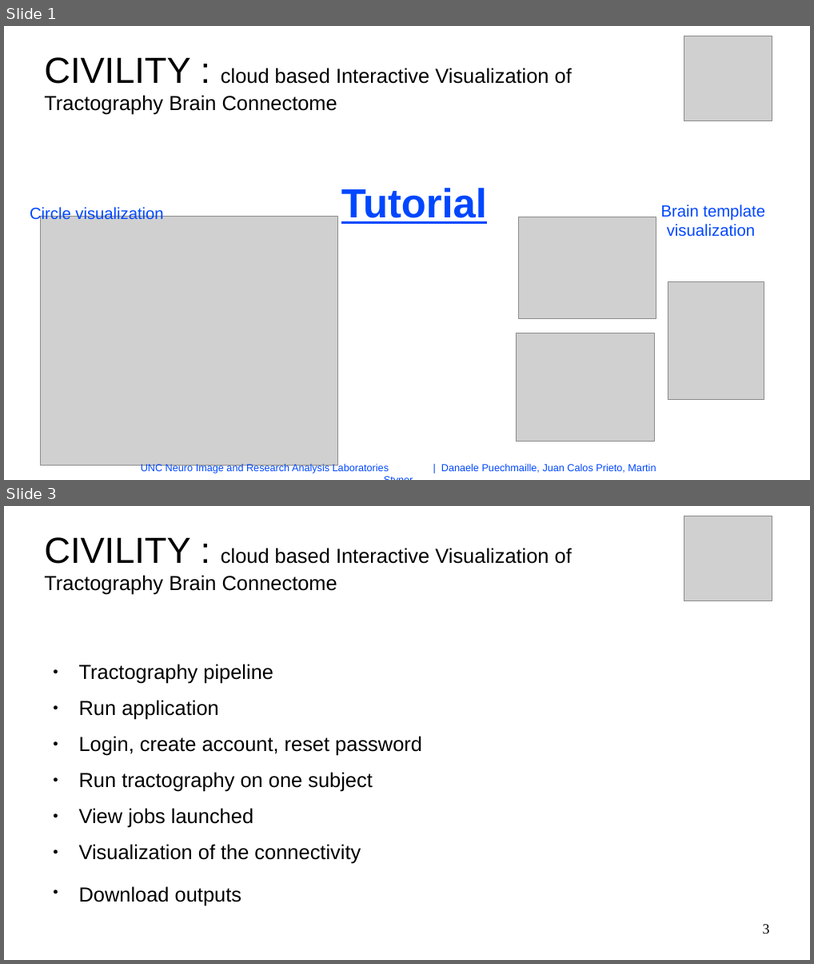
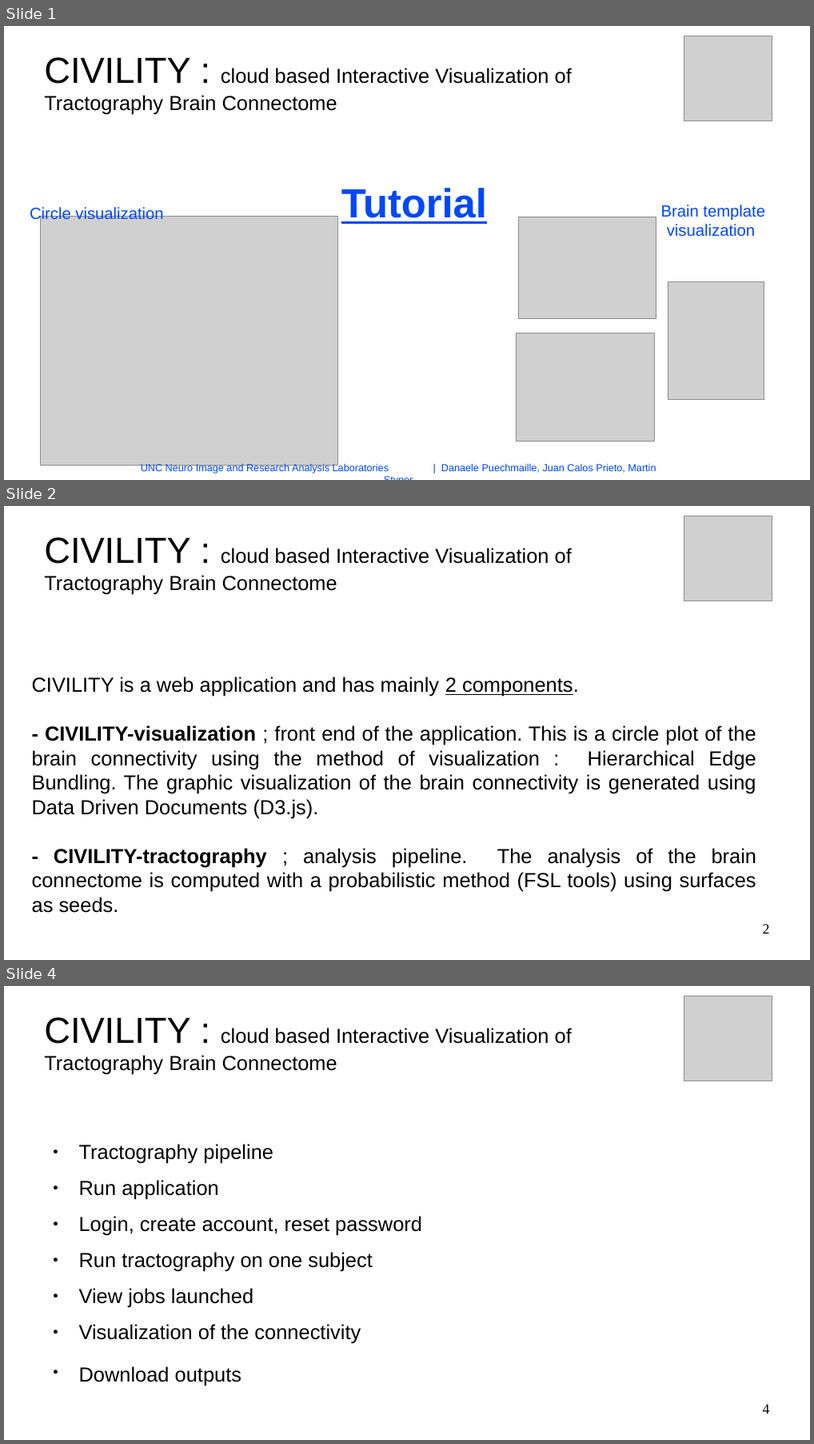
Before and after one commit to NIRALUser/CIVILITY, a slide deck: doc/tutorialCIVILITY.odp. Shown one above the other, each under a label of ours: slides 1 and 3 before the commit, slides 1, 2 and 4 after it; the slides between them are not shown. The pictures are 814x964 and 814x1444 pixels, drawn with LibreOffice and Linux fonts; fonts in the diff are those of the drawing; grey boxes stand for pictures; background and template pictures are left out. Boxes give left, top, right and bottom in pixels: in the first picture for what was removed or moved away, otherwise in the second. Text is boxed around its words. In the diff, an @@ line names an element or a change of style, - is before the commit and + after.

```diff
--- a/doc/tutorialCIVILITY.odp
+++ b/doc/tutorialCIVILITY.odp
@@ slide 2 added at [4,506,810,960], background #FFFFFF @@
@@ picture added at [685,516,772,601] @@
@@ title added at [44,537,572,595], 20 pt, text #000000 @@
+CIVILITY : cloud based Interactive Visualization of Tractography Brain Connectome
@@ text added at [32,676,757,912], 20 pt, text #000000 @@
+CIVILITY is a web application and has mainly 2 components.
+- CIVILITY-visualization ; front end of the application. This is a circle plot of the brain connectivity using the method of visualization : Hierarchical Edge Bundling. The graphic visualization of the brain connectivity is generated using Data Driven Documents (D3.js).
+- CIVILITY-tractography ; analysis pipeline. The analysis of the brain connectome is computed with a probabilistic method (FSL tools) using surfaces as seeds.
@@ page number added at [763,924,770,933], 14 pt, text #000000 @@
+2
@@ what was slide 3 is now slide 4 @@
@@ page number at [763,1404,770,1413]: text changed @@
-3
+4
```
Also in this commit, not shown: 2 slides changed, 1 other slide added, 1 slide removed, 2 other files.
